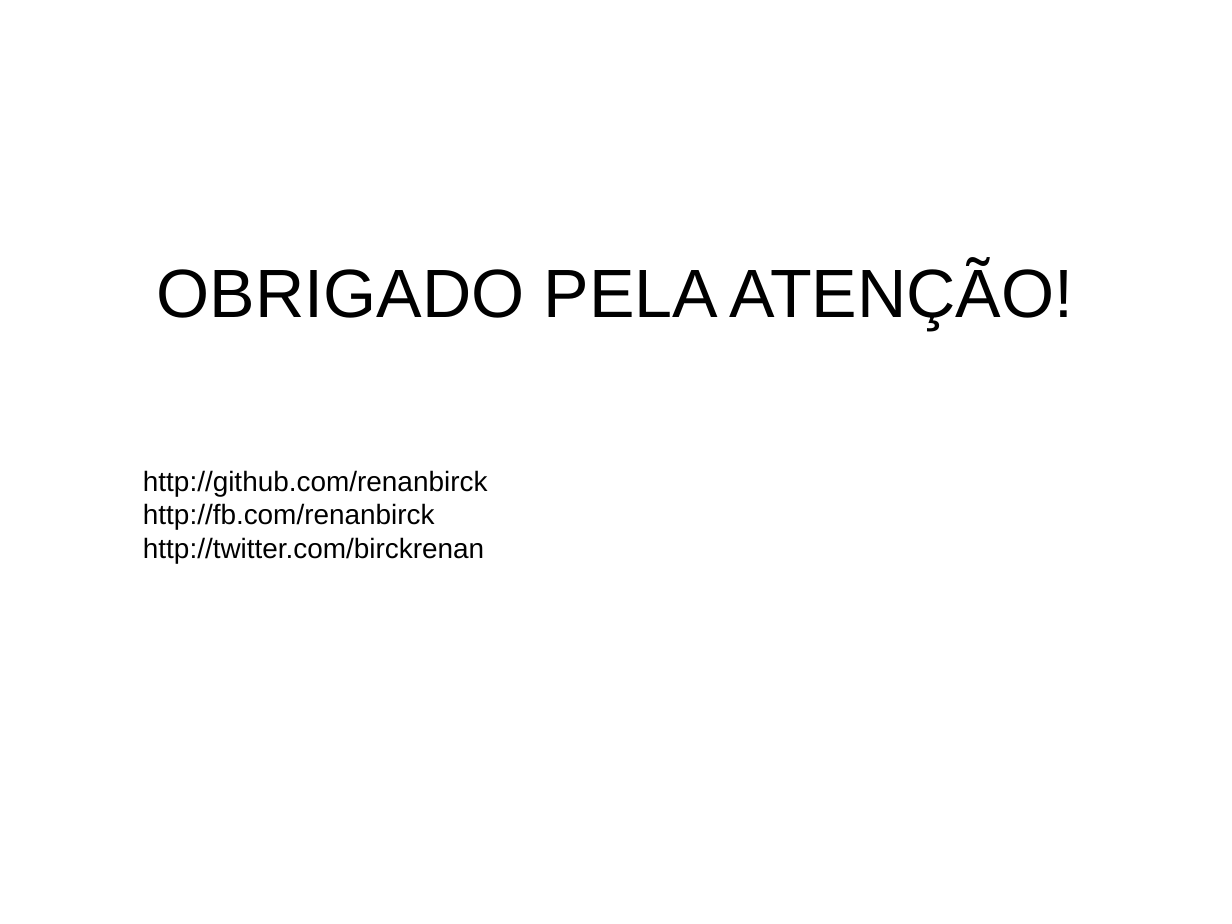
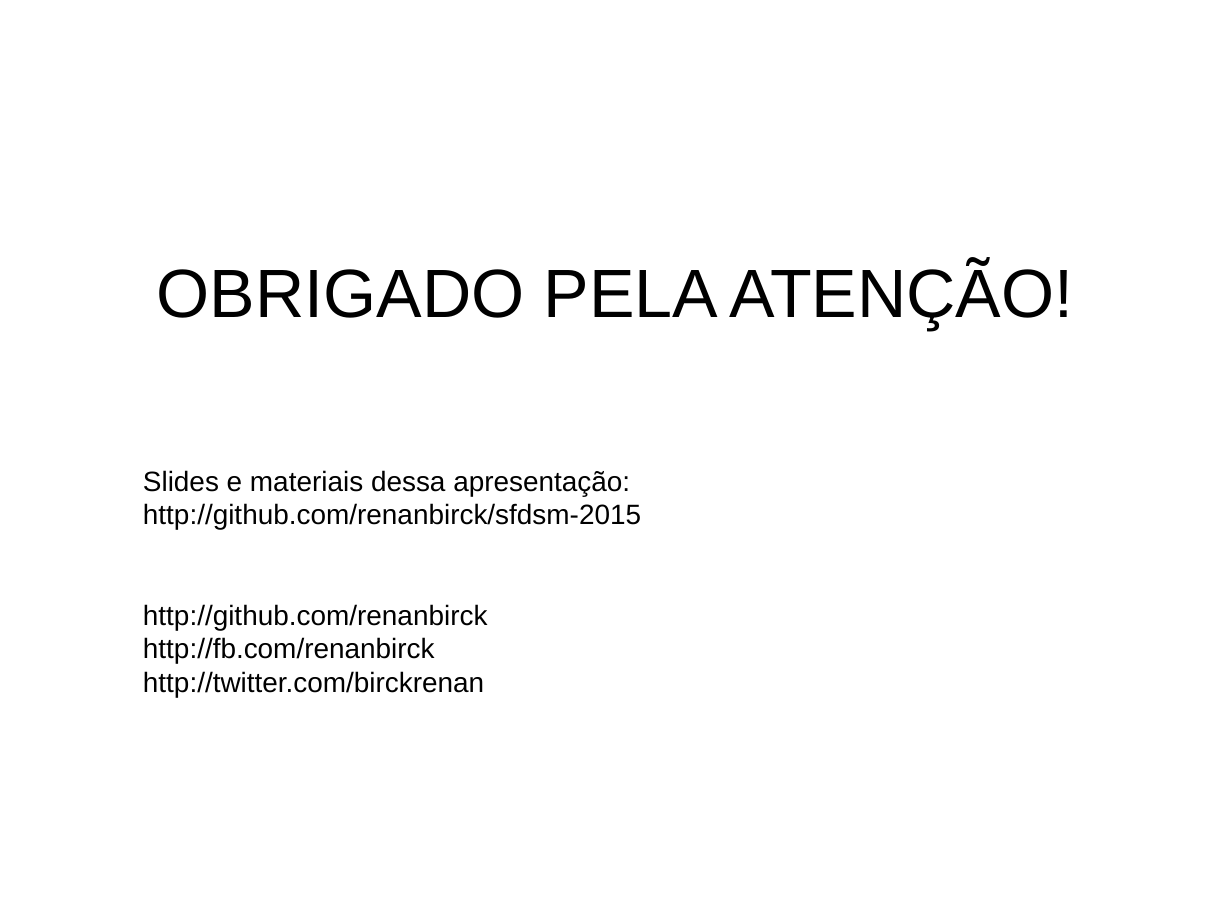
Before and after one commit to renanbirck/sfdsm-2015, a slide deck: slide 25 of Slides.odp (slide 19 before the commit). Drawn at 1232x924 pixels with LibreOffice and Linux fonts; fonts in the diff are those of the drawing. Boxes give left, top, right and bottom in pixels: in the first picture for what was removed or moved away, otherwise in the second. Text is boxed around its words. In the diff, an @@ line names an element or a change of style, - is before the commit and + after.

```diff
--- a/Slides.odp
+++ b/Slides.odp
@@ text at (x1=143, y1=470, x2=641, y2=529): paragraph added @@
+Slides e materiais dessa apresentação: http://github.com/renanbirck/sfdsm-2015
```
Also in this commit, not shown: 7 other slides changed, 6 slides added, 1 other file.
